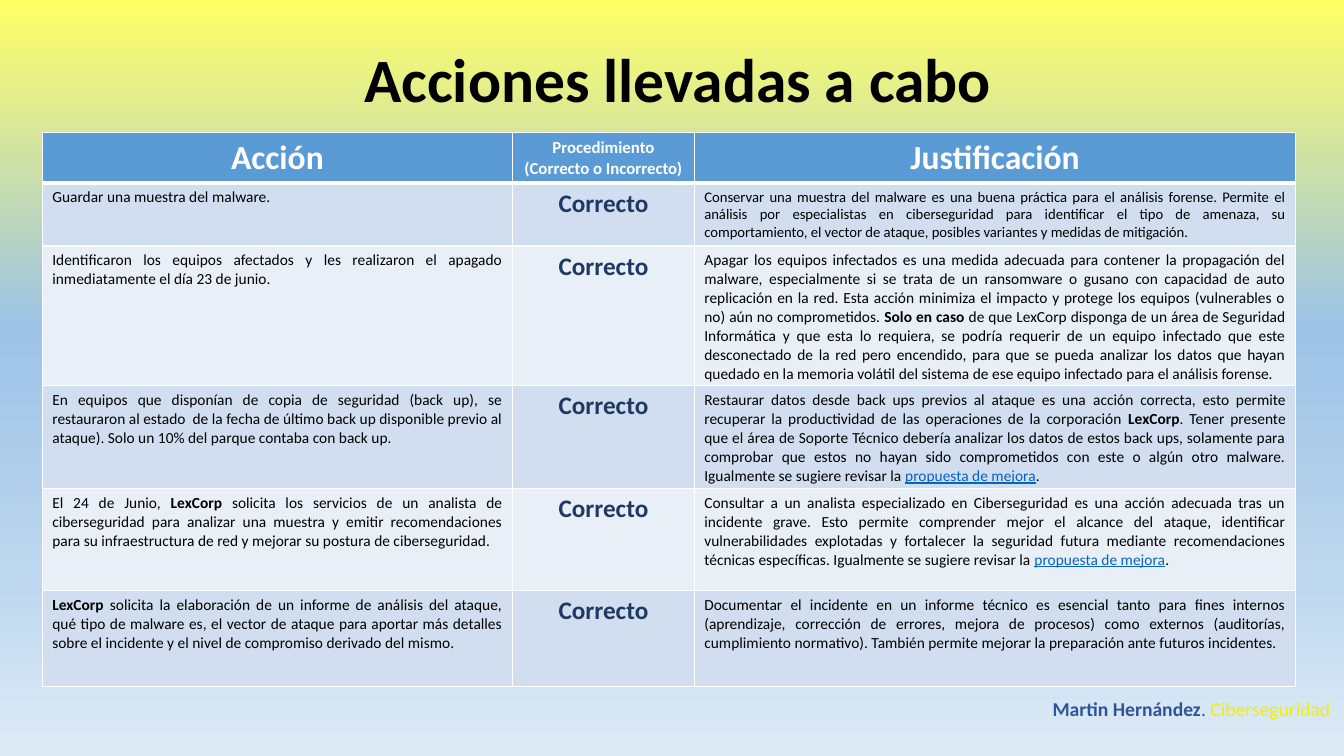
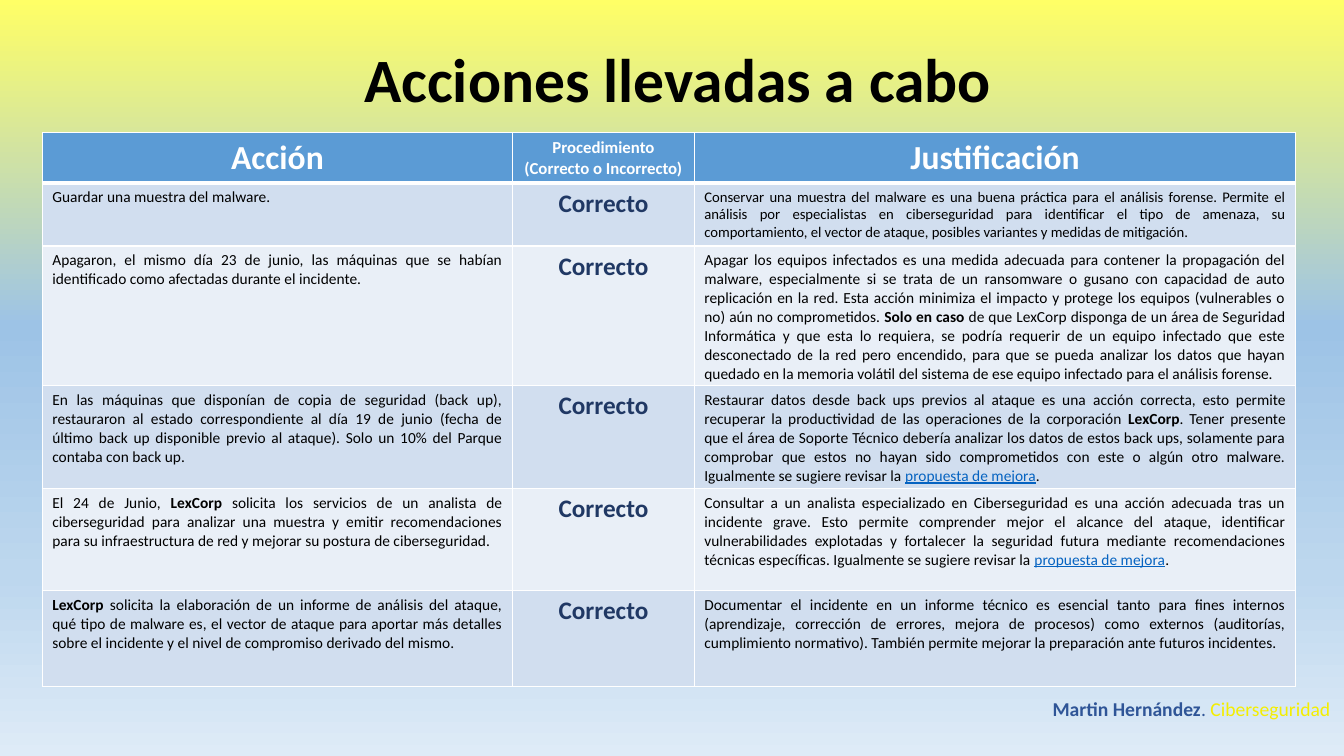
Before and after one commit to Tincho83/Ciberseguridad_5CiberSeguridad_TPC, a slide deck: slide 7 of TPFC+HernandezMartinv3c.pptx. Drawn at 1344x756 pixels with LibreOffice and Linux fonts; fonts in the diff are those of the drawing. Boxes give left, top, right and bottom in pixels: in the first picture for what was removed or moved away, otherwise in the second. Text is boxed around its words. In the diff, an @@ line names an element or a change of style, - is before the commit and + after.

```diff
--- a/TPFC+HernandezMartinv3c.pptx
+++ b/TPFC+HernandezMartinv3c.pptx
@@ table at (42, 133, 1297, 687) @@
-row 3, column 1: Identificaron los equipos afectados y les realizaron el apagado inmediatamente el día 23 de junio.
+row 3, column 1: Apagaron, el mismo día 23 de junio, las máquinas que se habían identificado como afectadas durante el incidente.
-row 4, column 1: En equipos que disponían de copia de seguridad (back up), se restauraron al estado de la fecha de último back up disponible previo al ataque). Solo un 10% del parque contaba con back up.
+row 4, column 1: En las máquinas que disponían de copia de seguridad (back up), restauraron al estado correspondiente al día 19 de junio (fecha de último back up disponible previo al ataque). Solo un 10% del Parque contaba con back up.
```
Also in this commit, not shown: 3 other slides changed, 1 slide added.
